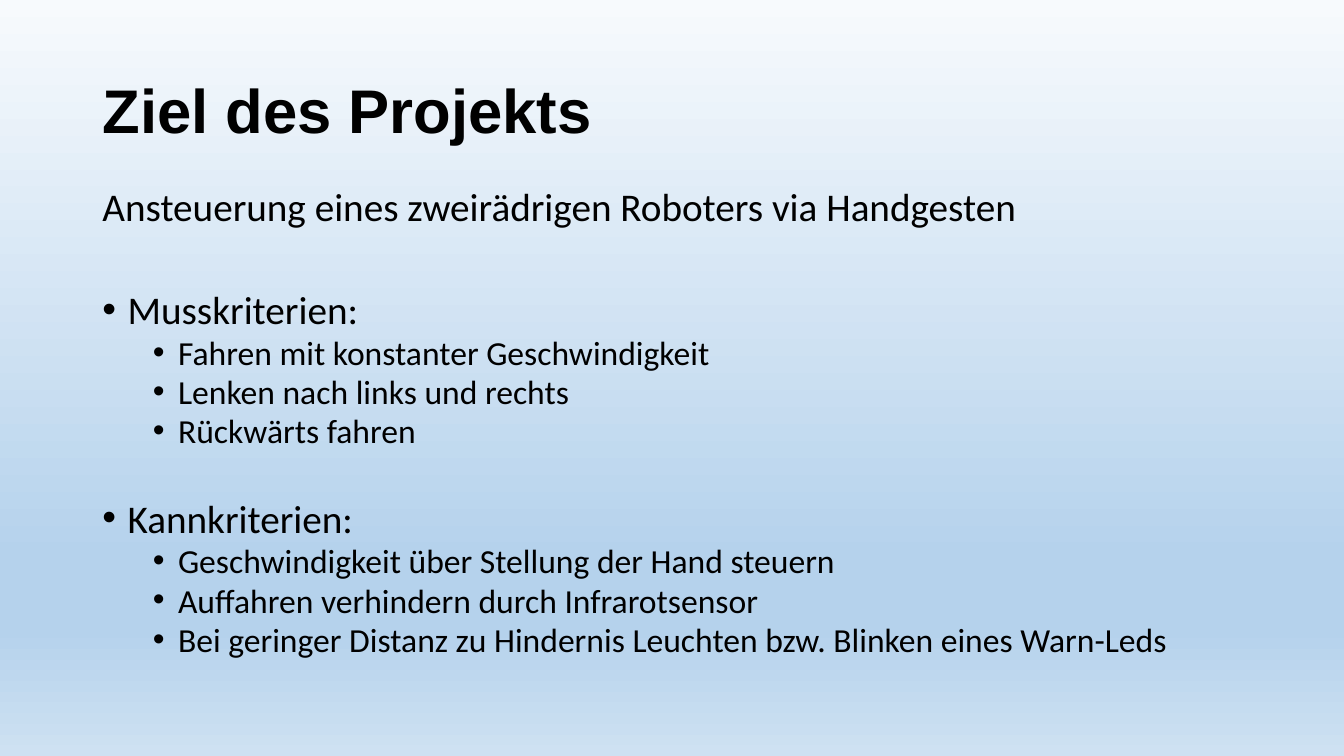
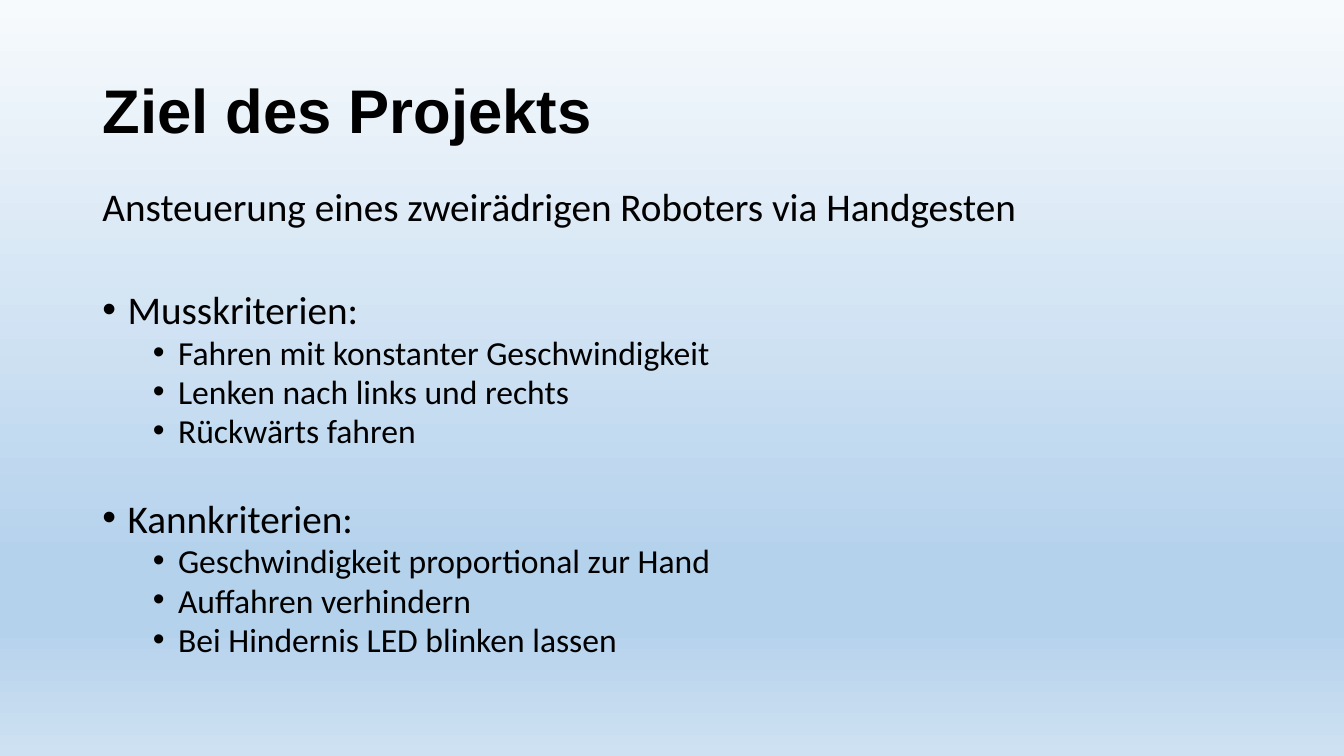
Before and after one commit to LeapMotionRobotTeam/Projekt-Roboter_mit_LeapMotion, a slide deck: slide 3 of Allgemeines/praesentation.pptx. Drawn at 1344x756 pixels with LibreOffice and Linux fonts; fonts in the diff are those of the drawing. Boxes give left, top, right and bottom in pixels: in the first picture for what was removed or moved away, otherwise in the second. Text is boxed around its words. In the diff, an @@ line names an element or a change of style, - is before the commit and + after.

```diff
--- a/Allgemeines/praesentation.pptx
+++ b/Allgemeines/praesentation.pptx
@@ text at (178,549,710,653): text changed @@
-  • Geschwindigkeit über Stellung der Hand steuern
-  • Auffahren verhindern durch Infrarotsensor
-  • Bei geringer Distanz zu Hindernis Leuchten bzw. Blinken eines Warn-Leds
+  • Geschwindigkeit proportional zur Hand
+  • Auffahren verhindern
+  • Bei Hindernis LED blinken lassen
```
Also in this commit, not shown: 2 other slides changed, 3 other files.
